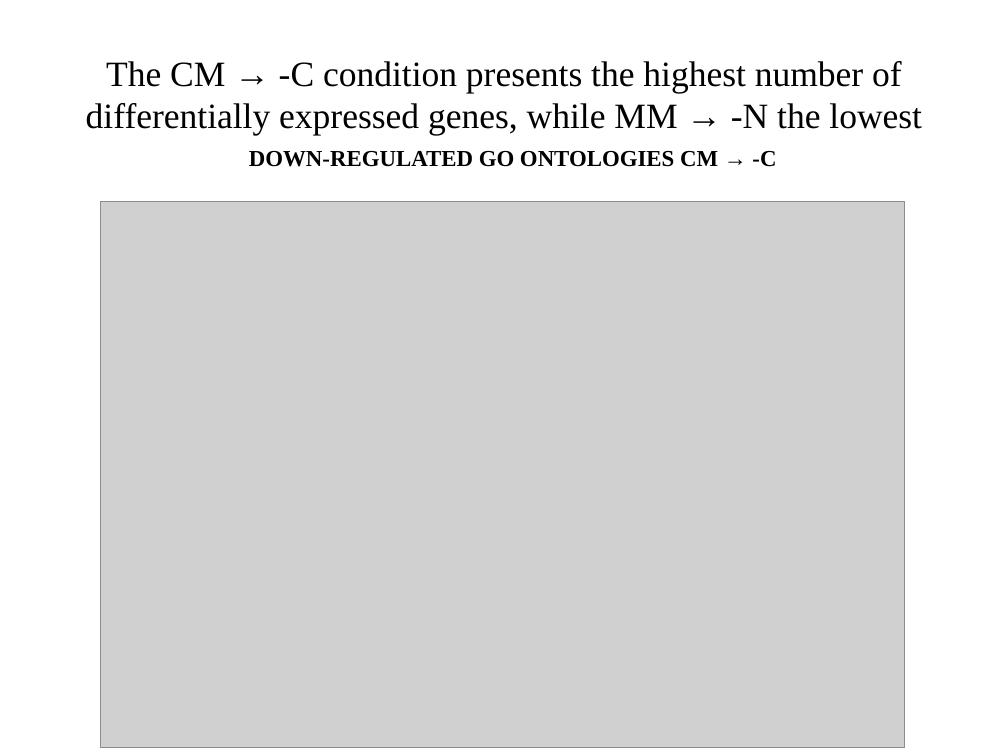
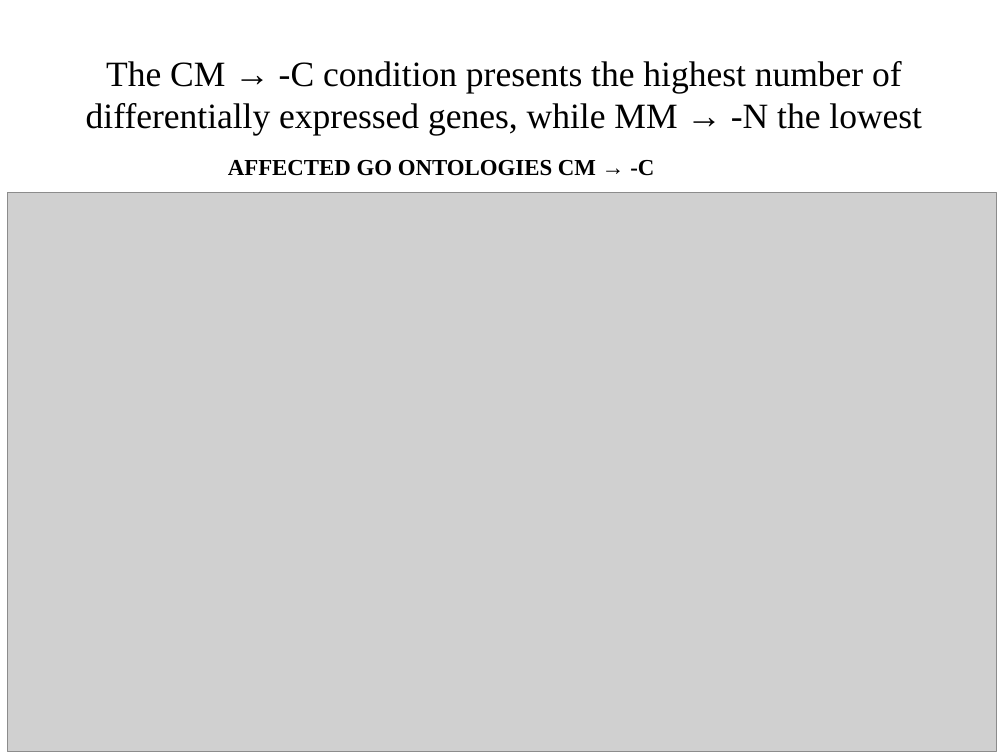
Before and after one commit to wilkinsonlab/m-oryzae-polya, a slide deck: slide 24 of doc/version_21/oryzae_presentation.odp. Drawn at 1008x756 pixels with LibreOffice and Linux fonts; fonts in the diff are those of the drawing; grey boxes stand for pictures. Boxes give left, top, right and bottom in pixels: in the first picture for what was removed or moved away, otherwise in the second. Text is boxed around its words. In the diff, an @@ line names an element or a change of style, - is before the commit and + after.

```diff
--- a/doc/version_21/oryzae_presentation.odp
+++ b/doc/version_21/oryzae_presentation.odp
@@ text at box(228, 160, 654, 176): text changed @@
-DOWN-REGULATED GO ONTOLOGIES CM → -C
+AFFECTED GO ONTOLOGIES CM → -C
@@ picture: place and size @@
-picture at box(101, 201, 905, 747)
+picture at box(7, 192, 997, 752)
```
Also in this commit, not shown: 1 slide added, 1 slide removed, 5 other files.
